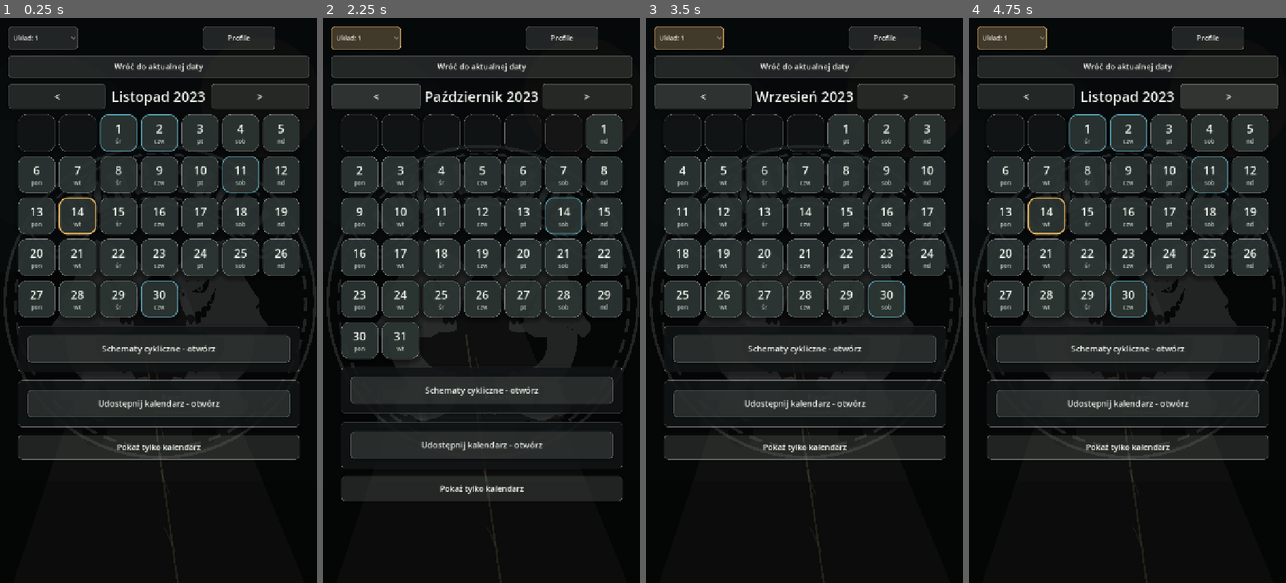
Above: before the commit, frames 1-4 (left to right).
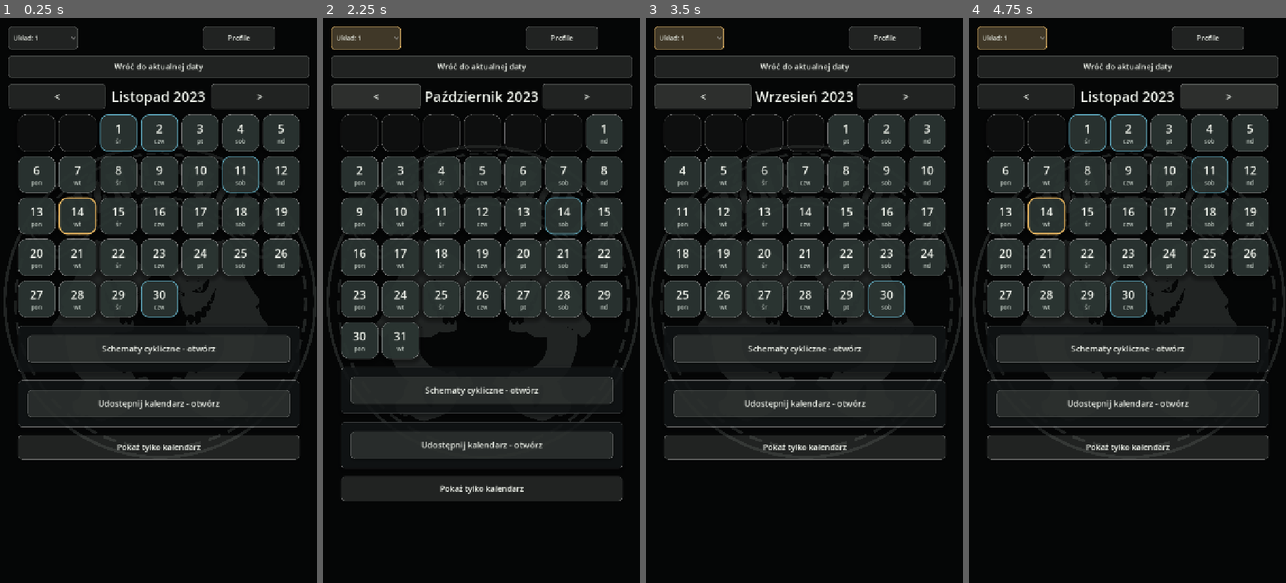
Above: after the commit, the same moments.

Repository: ElKlient/IDOL-Genesis
Game: Godot game, scene res://scenes/main.tscn
Same seed, same stepped clock (60 frames per second), same inputs: the game is played once before the commit and once after it.
Inputs:
- Up to frame 1 (0.25 s): no input
- Up to frame 2 (2.25 s): click "Układ: 1" at 0.5 s; click "Wróć do aktualnej daty" at 1.25 s; click "<" at 2 s
- Up to frame 3 (3.5 s): click "<" at 2.75 s
- Up to frame 4 (4.75 s): click ">" at 3.5 s; click ">" at 4.25 s

The runs differ from the first frame. In frame 1, 0.2% of the frame differs, in the area x 46-57%, y 62-100%; in frame 2, 0.2%; in frame 3, 0.2%; in frame 4, 0.2%.

Commit message:
Use logo as calendar background

Diff:
--- a/apps/wspolny-kalendarz/scripts/main.gd
+++ b/apps/wspolny-kalendarz/scripts/main.gd
@@ -1,6 +1,5 @@
 extends Control
 
-const BackgroundArt = preload("res://scripts/background_art.gd")
 const LOGO_BACKGROUND_TEXTURE = preload("res://assets/luzne_tloki_logo.jpg")
 const LOGO_BACKGROUND_SHADER_CODE := """
 shader_type canvas_item;
@@ -221,7 +220,8 @@
 
 
 func _build_ui() -> void:
-	var background := BackgroundArt.new()
+	var background := ColorRect.new()
+	background.color = Color(0.025, 0.030, 0.032, 1.0)
 	background.set_anchors_preset(Control.PRESET_FULL_RECT)
 	add_child(background)
 
